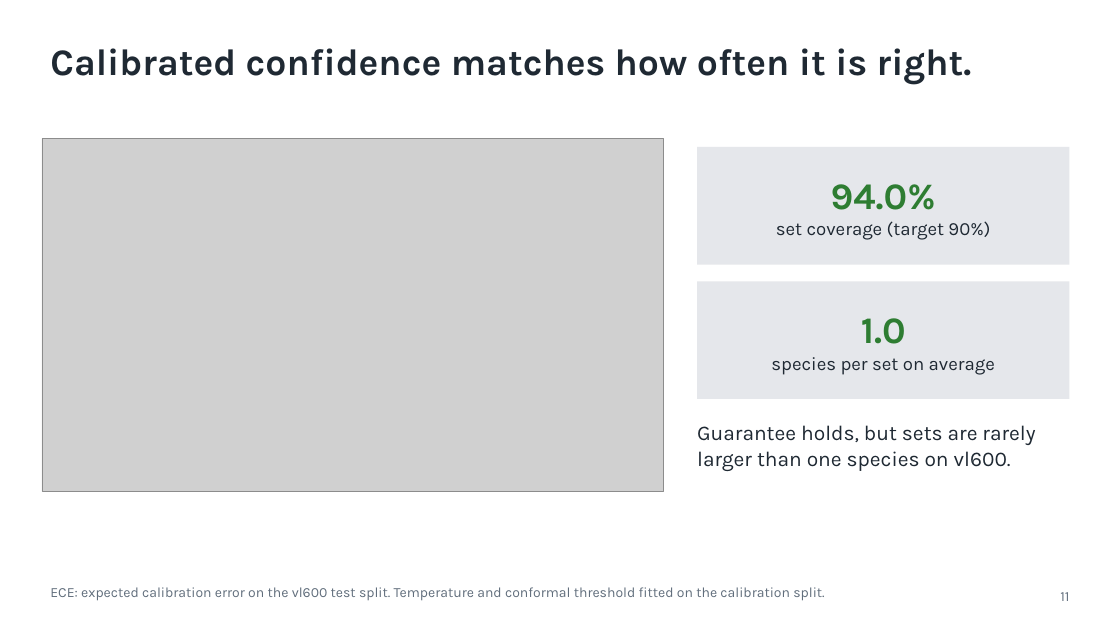
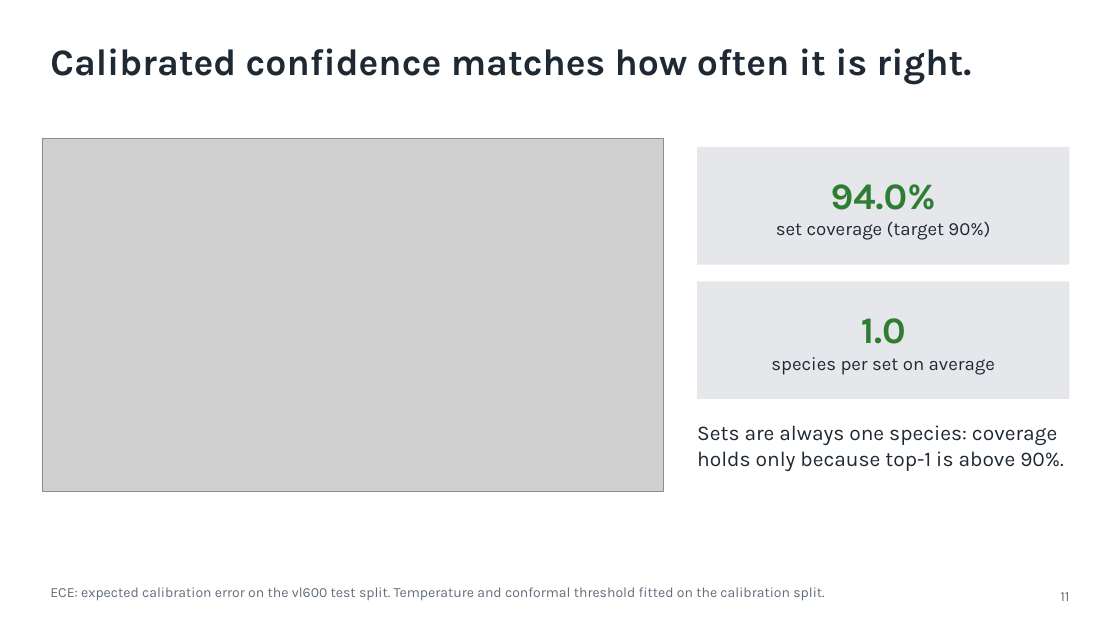
Before and after one commit to shadowBit01/Plant-Classifier-model, a slide deck: slide 11 of pitch/VanaLens.pptx. Drawn at 1120x630 pixels with LibreOffice and Linux fonts; fonts in the diff are those of the drawing; grey boxes stand for pictures. Boxes give left, top, right and bottom in pixels: in the first picture for what was removed or moved away, otherwise in the second. Text is boxed around its words. In the diff, an @@ line names an element or a change of style, - is before the commit and + after.

```diff
--- a/pitch/VanaLens.pptx
+++ b/pitch/VanaLens.pptx
@@ text at bbox=[697, 425, 1064, 471]: text changed @@
-Guarantee holds, but sets are rarely larger than one species on vl600.
+Sets are always one species: coverage holds only because top-1 is above 90%.
```
Also in this commit, not shown: 13 other slides changed, 28 other files.
